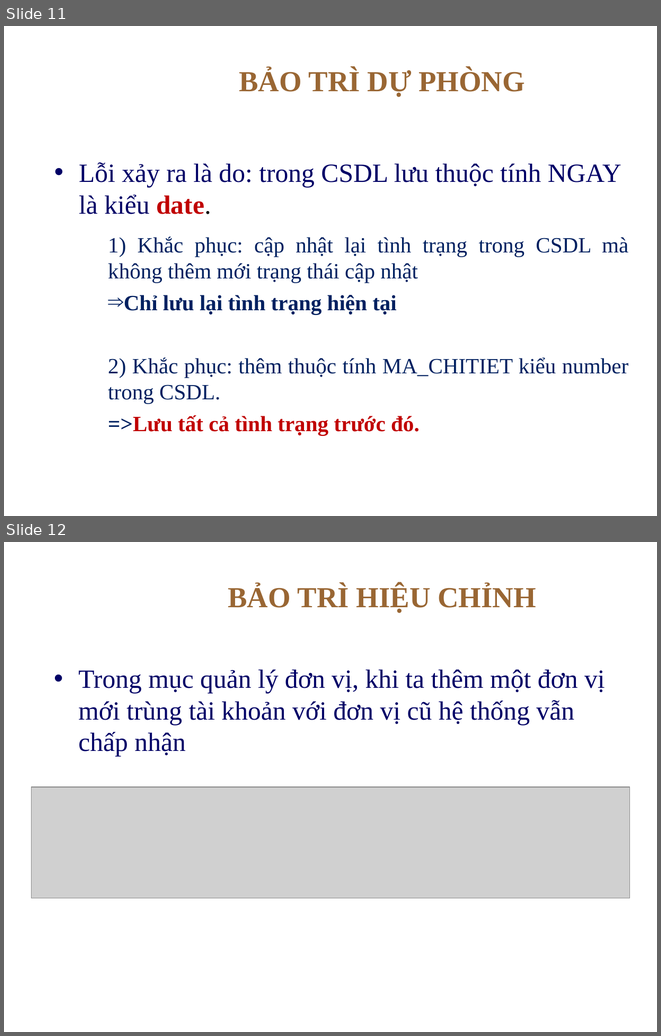
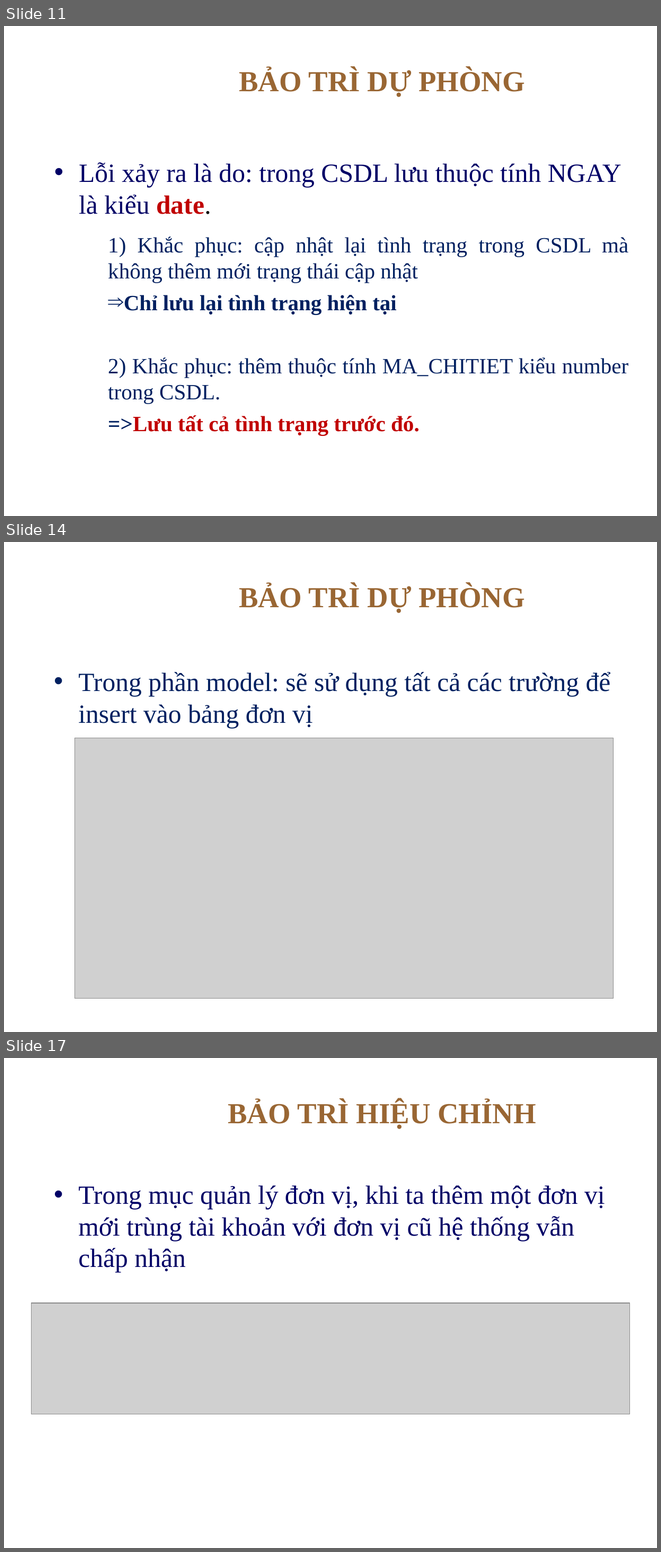
Before and after one commit to thanhphi0127/manager-configuration, a slide deck: doc/baitapso2/BAOTRI_BAITAP2__update.ppt. Shown one above the other, each under a label of ours: slides 11 and 12 before the commit, slides 11, 14 and 17 after it; the slides between them are not shown. The pictures are 661x1036 and 661x1552 pixels, drawn with LibreOffice and Linux fonts; fonts in the diff are those of the drawing; grey boxes stand for pictures; background and template pictures are left out. Boxes give left, top, right and bottom in pixels: in the first picture for what was removed or moved away, otherwise in the second. Text is boxed around its words. In the diff, an @@ line names an element or a change of style, - is before the commit and + after.

Commit message:
Thêm bảo trì dụ phòng

```diff
--- a/doc/baitapso2/BAOTRI_BAITAP2__update.ppt
+++ b/doc/baitapso2/BAOTRI_BAITAP2__update.ppt
@@ slide 14 added at (4, 542, 657, 1032), background picture (left out) @@
@@ title added at (239, 585, 525, 613), 32 pt, text #996633, bold @@
+BẢO TRÌ DỰ PHÒNG
@@ text added at (78, 672, 611, 728), 29 pt, text #002060 @@
+• Trong phần model: sẽ sử dụng tất cả các trường để insert vào bảng đơn vị
@@ picture added at (74, 738, 613, 998) @@
@@ what was slide 12 is now slide 17 @@
```
Also in this commit, not shown: 3 slides changed, 5 other slides added.
